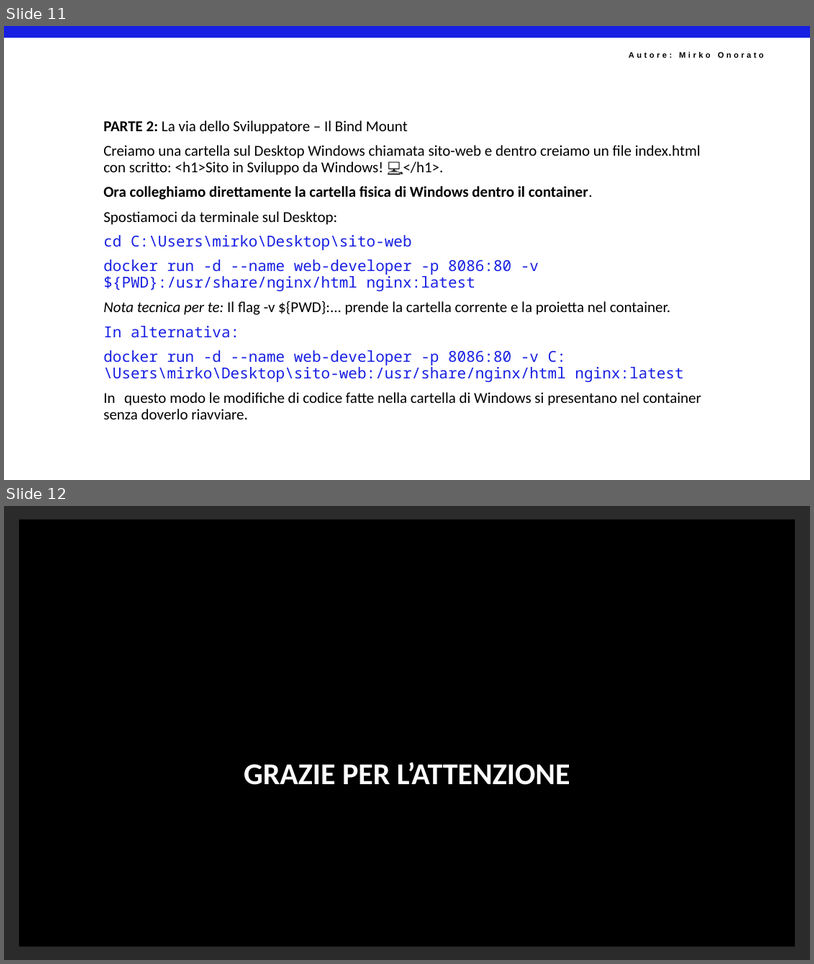
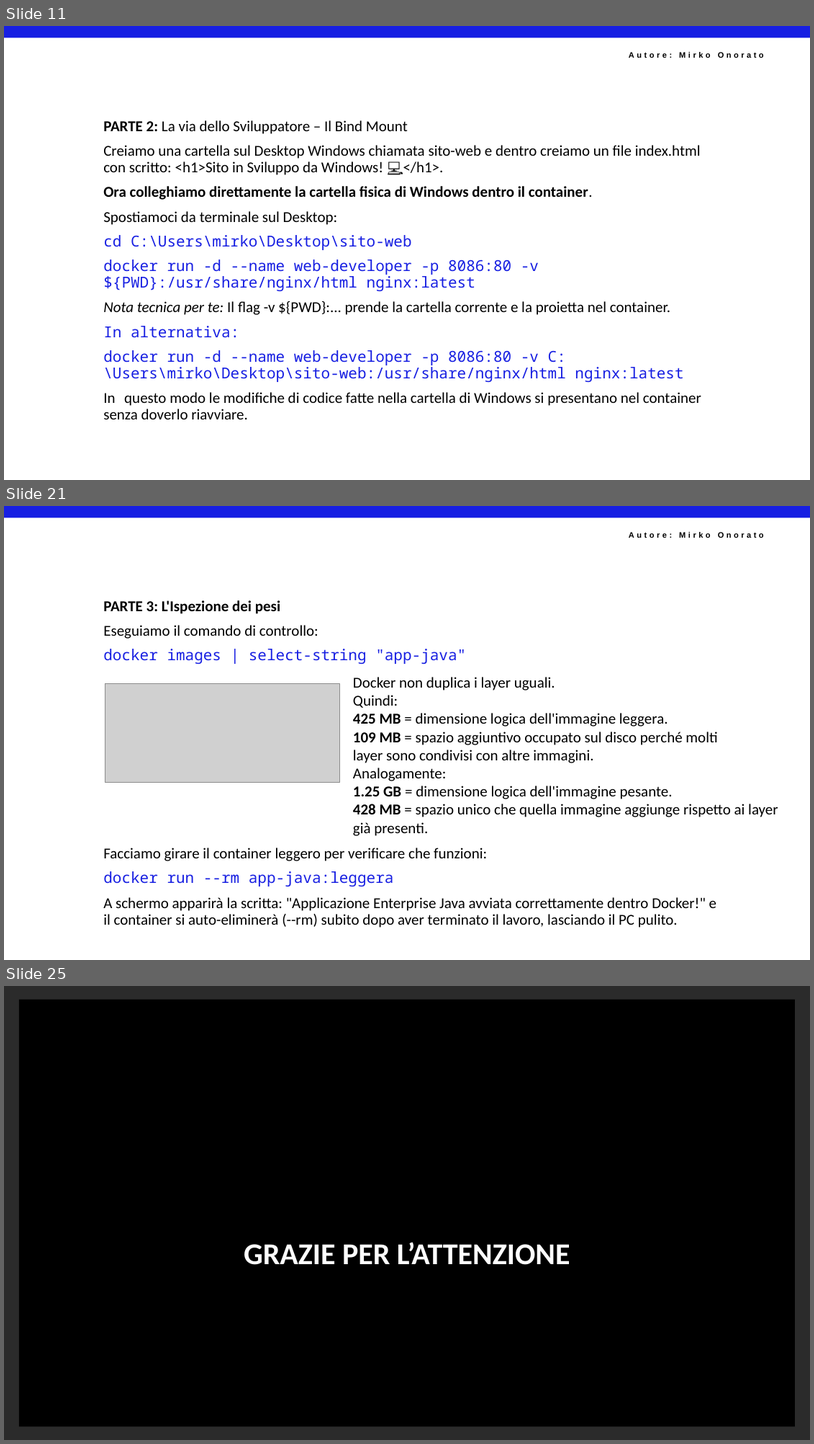
Before and after one commit to mirkoSkF/Docker-Labs, a slide deck: Raccolta esercizi - Docker Atomo.pptx. Shown one above the other, each under a label of ours: slides 11 and 12 before the commit, slides 11, 21 and 25 after it; the slides between them are not shown. The pictures are 814x964 and 814x1444 pixels, drawn with LibreOffice and Linux fonts; fonts in the diff are those of the drawing; grey boxes stand for pictures; background and template pictures are left out; a plain dark background stands for a picture behind light text. Boxes give left, top, right and bottom in pixels: in the first picture for what was removed or moved away, otherwise in the second. Text is boxed around its words. In the diff, an @@ line names an element or a change of style, - is before the commit and + after.

```diff
--- a/Raccolta esercizi - Docker Atomo.pptx
+++ b/Raccolta esercizi - Docker Atomo.pptx
@@ slide 21 added at bbox=[4, 506, 810, 960], background #FFFFFF; not listed: 2 template elements that a slide beside it also shows @@
@@ text added at bbox=[103, 600, 717, 927], 18 pt, text #000000 @@
+PARTE 3: L'Ispezione dei pesi
+Eseguiamo il comando di controllo:
+docker images | select-string "app-java"
+Facciamo girare il container leggero per verificare che funzioni:
+docker run --rm app-java:leggera
+A schermo apparirà la scritta: "Applicazione Enterprise Java avviata correttamente dentro Docker!" e il container si auto-eliminerà (--rm) subito dopo aver terminato il lavoro, lasciando il PC pulito.
@@ text added at bbox=[353, 677, 778, 836], 18 pt, text #000000 @@
+Docker non duplica i layer uguali.
+Quindi:
+425 MB = dimensione logica dell'immagine leggera.
+109 MB = spazio aggiuntivo occupato sul disco perché molti
+layer sono condivisi con altre immagini.
+Analogamente:
+1.25 GB = dimensione logica dell'immagine pesante.
+428 MB = spazio unico che quella immagine aggiunge rispetto ai layer
+già presenti.
@@ picture added at bbox=[105, 683, 340, 782] @@
@@ what was slide 12 is now slide 25 @@
```
Also in this commit, not shown: 2 slides changed, 12 other slides added.
